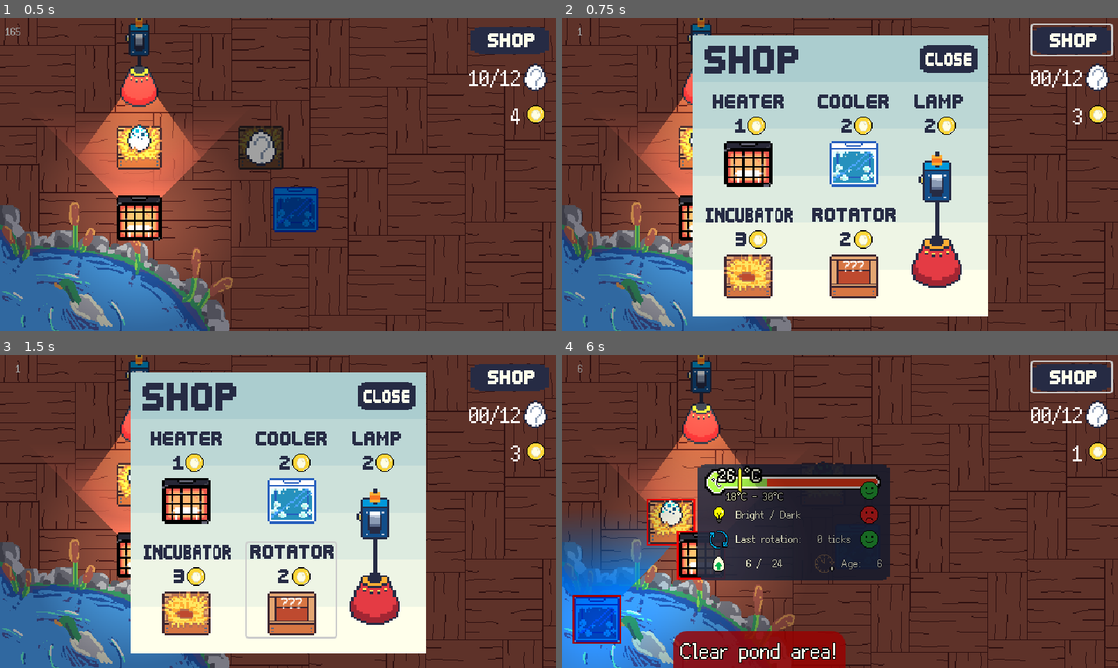
Above: before the commit, frames 1-4 (two rows, left to right).
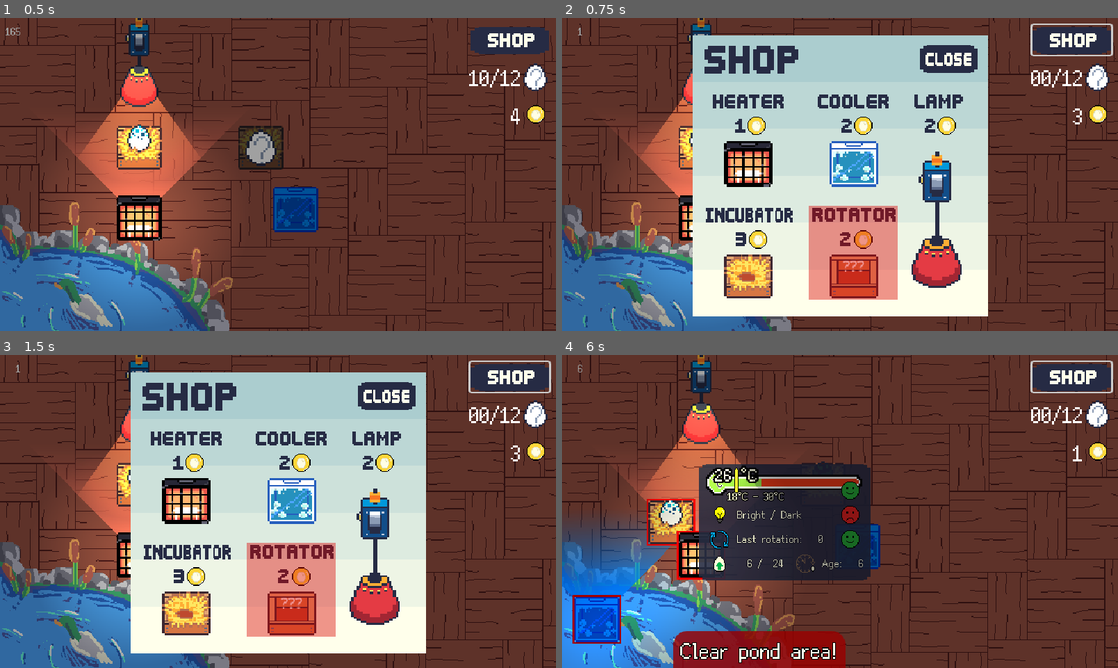
Above: after the commit, the same moments.

Repository: Chris-GW/eggs_incubation_station
Game: Godot game, scene res://main.tscn
Two runs of this game, one before a commit and one after it. Both use one fixed random seed, a clock stepped at 60 frames per second and the inputs below. Sound files missing from this copy of the repository are replaced by a short silence.
Inputs (mouse positions are in pixels of both pictures, inside the frame that each line leads up to):
- Up to frame 1 (0.5 s): no input
- Up to frame 2 (0.75 s): click (1073, 39) at 0.5 s
- Up to frame 3 (1.5 s): click (289, 589) at 1.25 s
- Up to frame 4 (6 s): click (823, 483) at 2 s; click (823, 483) at 2.75 s; click (650, 530) at 3.5 s; click (1073, 376) at 4.25 s; click (1073, 376) at 5 s; tap Enter at 5.75 s; drag from (701, 483) to (589, 627) at 5.77 s

Frame 1 is identical in both runs. In frame 2, 4.8% of the frame differs, in the area x 44-61%, y 60-90%; in frame 3, 5.3%, in the area x 44-100%, y 1-91%; in frame 4, 3.3%.

Commit message:
new cover scene

Diff:
--- /dev/null
+++ b/assets/UI_UX/Logo/main_for_cover.tscn
@@ -0,0 +1,336 @@
+[gd_scene load_steps=27 format=3 uid="uid://cjwk1q8m6bshq"]
+
+[ext_resource type="Script" uid="uid://jvepttfn2388" path="res://scripts/main.gd" id="1_ibjb5"]
+[ext_resource type="Texture2D" uid="uid://dd8oevjpleq1c" path="res://assets/egg_bg_game.png" id="2_6i3w1"]
+[ext_resource type="Texture2D" uid="uid://d2snjf77sgjre" path="res://assets/UI_UX/Desenho_2_7_1.png" id="3_a6k1l"]
+[ext_resource type="PackedScene" uid="uid://b7xwoymju70oo" path="res://scenes/incubation_station.tscn" id="4_7jqc8"]
+[ext_resource type="Resource" uid="uid://igwpka7ehvvf" path="res://scripts/egg_creatures/creature_chicken.tres" id="5_e57ye"]
+[ext_resource type="Resource" uid="uid://c35pt4ul6cio6" path="res://scripts/egg_creatures/creature_blue_bird.tres" id="6_munju"]
+[ext_resource type="Resource" uid="uid://bwktrexbf7wh3" path="res://scripts/egg_creatures/creature_bison.tres" id="7_njc58"]
+[ext_resource type="Resource" uid="uid://csfa5ycjyk53i" path="res://scripts/egg_creatures/creature_turtle.tres" id="8_woeut"]
+[ext_resource type="Resource" uid="uid://dhi1bo865vbjj" path="res://scripts/egg_creatures/creature_cat.tres" id="9_oqd80"]
+[ext_resource type="Resource" uid="uid://xfb8qlmbupqj" path="res://scripts/egg_creatures/creature_fish.tres" id="10_a6t3d"]
+[ext_resource type="PackedScene" uid="uid://bb2c5mlyg7sy4" path="res://scenes/devices/heater.tscn" id="11_giqmh"]
+[ext_resource type="PackedScene" uid="uid://brnwpac523qw7" path="res://scenes/devices/cooler.tscn" id="12_5ryvk"]
+[ext_resource type="PackedScene" uid="uid://m7nn74deuc3m" path="res://scenes/devices/hanging_lamp.tscn" id="13_ekv6h"]
+[ext_resource type="FontFile" uid="uid://cep3foox6k0yn" path="res://assets/UI_UX/fusion-pixel-12px-proportional-sc-latin-400-normal.woff2" id="14_4gtk5"]
+[ext_resource type="PackedScene" uid="uid://d2xwmhitg3r0s" path="res://scenes/shop/egg_reward.tscn" id="15_553cm"]
+[ext_resource type="PackedScene" uid="uid://dv57jw1jlbgw" path="res://scenes/shop/device_shop.tscn" id="16_1f8un"]
+[ext_resource type="Texture2D" uid="uid://v3empybkbftc" path="res://assets/UI_UX/egg_shop_btn.png" id="17_iu1rp"]
+[ext_resource type="Texture2D" uid="uid://0bu6ryyy217l" path="res://assets/eggs/egg_questionmark.png" id="18_7x5gk"]
+[ext_resource type="Texture2D" uid="uid://8dmppd03rdmh" path="res://assets/UI_UX/Logo/game_title_font.png" id="19_1vn3a"]
+
+[sub_resource type="Curve" id="Curve_ycdy4"]
+_data = [Vector2(0, 0.5), 0.0, 0.0, 0, 0, Vector2(0.2, 1), 0.0, 0.0, 0, 0, Vector2(1, 1), 0.0, 0.0, 0, 0]
+point_count = 3
+
+[sub_resource type="LabelSettings" id="LabelSettings_ycdy4"]
+font = ExtResource("14_4gtk5")
+font_size = 12
+
+[sub_resource type="StyleBoxFlat" id="StyleBoxFlat_ycdy4"]
+bg_color = Color(0.6, 0, 0, 0.823529)
+corner_radius_top_left = 16
+corner_radius_top_right = 16
+
+[sub_resource type="LabelSettings" id="LabelSettings_vivmo"]
+font = ExtResource("14_4gtk5")
+font_size = 24
+font_color = Color(1, 1, 0.921569, 1)
+outline_size = 4
+outline_color = Color(0, 0, 0, 1)
+
+[sub_resource type="LabelSettings" id="LabelSettings_w48qg"]
+font = ExtResource("14_4gtk5")
+font_size = 24
+
+[sub_resource type="StyleBoxFlat" id="StyleBoxFlat_h2dnr"]
+bg_color = Color(0.85098, 0.603922, 0.0980392, 1)
+border_width_left = 8
+border_width_top = 8
+border_width_right = 8
+border_width_bottom = 8
+border_color = Color(0, 0, 0, 1)
+corner_radius_top_left = 8
+corner_radius_top_right = 8
+corner_radius_bottom_right = 8
+corner_radius_bottom_left = 8
+shadow_color = Color(0, 0, 0, 0.415686)
+shadow_size = 4
+shadow_offset = Vector2(4, 4)
+
+[sub_resource type="LabelSettings" id="LabelSettings_f1bg6"]
+font = ExtResource("14_4gtk5")
+font_size = 12
+
+[node name="MainForCover" type="Node2D" groups=["main"]]
+script = ExtResource("1_ibjb5")
+
+[node name="BackgroundSprite2D" type="Sprite2D" parent="."]
+z_index = -20
+position = Vector2(320, 180)
+texture = ExtResource("2_6i3w1")
+
+[node name="AudioListener2D" type="AudioListener2D" parent="."]
+unique_name_in_owner = true
+current = true
+
+[node name="SpawnArea2D" type="Area2D" parent="." groups=["devices"]]
+position = Vector2(32, 312)
+metadata/_edit_group_ = true
+
+[node name="StartMarker2D" type="Marker2D" parent="SpawnArea2D"]
+unique_name_in_owner = true
+position = Vector2(-56, 72)
+
+[node name="EndMarker2D" type="Marker2D" parent="SpawnArea2D"]
+unique_name_in_owner = true
+position = Vector2(8, -8)
+
+[node name="CoinParticles2D" type="CPUParticles2D" parent="SpawnArea2D/EndMarker2D"]
+unique_name_in_owner = true
+z_index = 8
+emitting = false
+amount = 3
+texture = ExtResource("3_a6k1l")
+lifetime = 2.0
+one_shot = true
+explosiveness = 0.75
+emission_shape = 1
+emission_sphere_radius = 18.0
+particle_flag_align_y = true
+direction = Vector2(0.3, -1)
+spread = 20.0
+gravity = Vector2(0, 245)
+initial_velocity_min = 110.0
+initial_velocity_max = 160.0
+scale_amount_curve = SubResource("Curve_ycdy4")
+
+[node name="CollisionShape2D" type="CollisionPolygon2D" parent="SpawnArea2D"]
+polygon = PackedVector2Array(-48, -56, 64, -56, 120, -40, 152, -24, 184, 0, 208, 24, 224, 48, 224, 64, -48, 64)
+
+[node name="Map" type="Node2D" parent="."]
+
+[node name="IncubationStation1" parent="Map" instance=ExtResource("4_7jqc8")]
+position = Vector2(496, 250)
+starting_egg_creature = ExtResource("5_e57ye")
+
+[node name="IncubationStation5" parent="Map" instance=ExtResource("4_7jqc8")]
+position = Vector2(496, 174)
+starting_egg_creature = ExtResource("6_munju")
+
+[node name="IncubationStation6" parent="Map" instance=ExtResource("4_7jqc8")]
+position = Vector2(566, 176)
+starting_egg_creature = ExtResource("7_njc58")
+
+[node name="IncubationStation2" parent="Map" instance=ExtResource("4_7jqc8")]
+position = Vector2(208, 192)
+starting_egg_creature = ExtResource("8_woeut")
+
+[node name="IncubationStation4" parent="Map" instance=ExtResource("4_7jqc8")]
+position = Vector2(144, 192)
+starting_egg_creature = ExtResource("9_oqd80")
+
+[node name="IncubationStation3" parent="Map" instance=ExtResource("4_7jqc8")]
+position = Vector2(568, 250)
+starting_egg_creature = ExtResource("10_a6t3d")
+
+[node name="Heater" parent="Map" instance=ExtResource("11_giqmh")]
+position = Vector2(361, 269)
+
+[node name="Heater2" parent="Map" instance=ExtResource("11_giqmh")]
+position = Vector2(280, 269)
+
+[node name="Cooler" parent="Map" instance=ExtResource("12_5ryvk")]
+position = Vector2(570, 326)
+
+[node name="Cooler2" parent="Map" instance=ExtResource("12_5ryvk")]
+position = Vector2(496, 326)
+
+[node name="HangingLamp" parent="Map" instance=ExtResource("13_ekv6h")]
+position = Vector2(504, 52)
+
+[node name="HangingLamp2" parent="Map" instance=ExtResource("13_ekv6h")]
+position = Vector2(320, 52)
+
+[node name="GameTickTimer" type="Timer" parent="."]
+wait_time = 0.5
+autostart = true
+
+[node name="TickLabel" type="Label" parent="."]
+unique_name_in_owner = true
+offset_left = 6.0
+offset_top = 6.0
+offset_right = 46.0
+offset_bottom = 24.0
+text = "165"
+label_settings = SubResource("LabelSettings_ycdy4")
+
+[node name="CanvasModulate" type="CanvasModulate" parent="."]
+color = Color(0.625597, 0.625597, 0.625597, 1)
+
+[node name="Camera2D" type="Camera2D" parent="."]
+anchor_mode = 0
+
+[node name="MusicAudioStreamPlayer" type="AudioStreamPlayer" parent="."]
+volume_db = -12.0
+
+[node name="CanvasLayer" type="CanvasLayer" parent="."]
+
+[node name="EggReward" parent="CanvasLayer" instance=ExtResource("15_553cm")]
+unique_name_in_owner = true
+visible = false
+offset_top = -147.5
+offset_bottom = 148.5
+
+[node name="DeviceShop" parent="CanvasLayer" instance=ExtResource("16_1f8un")]
+unique_name_in_owner = true
+visible = false
+
+[node name="ClearSpawnArea" type="PanelContainer" parent="CanvasLayer"]
+visible = false
+anchors_preset = 2
+anchor_top = 1.0
+anchor_bottom = 1.0
+offset_left = 128.0
+offset_top = -43.0
+offset_right = 326.0
+offset_bottom = 1.0
+grow_vertical = 0
+theme_override_styles/panel = SubResource("StyleBoxFlat_ycdy4")
+metadata/_edit_group_ = true
+
+[node name="MarginContainer" type="MarginContainer" parent="CanvasLayer/ClearSpawnArea"]
+layout_mode = 2
+theme_override_constants/margin_left = 8
+theme_override_constants/margin_top = 4
+theme_override_constants/margin_right = 8
+theme_override_constants/margin_bottom = 4
+
+[node name="Label" type="Label" parent="CanvasLayer/ClearSpawnArea/MarginContainer"]
+layout_mode = 2
+text = "Clear pond area!"
+label_settings = SubResource("LabelSettings_vivmo")
+
+[node name="TopBanner" type="VBoxContainer" parent="CanvasLayer"]
+anchors_preset = 1
+anchor_left = 1.0
+anchor_right = 1.0
+offset_left = -99.0
+offset_top = 8.0
+offset_right = -8.0
+offset_bottom = 113.0
+grow_horizontal = 0
+theme_override_constants/separation = 8
+alignment = 2
+
+[node name="OpenShopButton" type="Button" parent="CanvasLayer/TopBanner"]
+unique_name_in_owner = true
+custom_minimum_size = Vector2(91, 34)
+layout_mode = 2
+size_flags_horizontal = 8
+flat = true
+
+[node name="ShopButtonTextureRect" type="TextureRect" parent="CanvasLayer/TopBanner/OpenShopButton"]
+layout_mode = 1
+anchors_preset = 8
+anchor_left = 0.5
+anchor_top = 0.5
+anchor_right = 0.5
+anchor_bottom = 0.5
+offset_left = -45.5
+offset_top = -15.5
+offset_right = 45.5
+offset_bottom = 15.5
+grow_horizontal = 2
+grow_vertical = 2
+texture = ExtResource("17_iu1rp")
+stretch_mode = 2
+
+[node name="HBoxContainer2" type="HBoxContainer" parent="CanvasLayer/TopBanner"]
+layout_mode = 2
+theme_override_constants/separation = 0
+alignment = 2
+
+[node name="UnlockedLabel" type="Label" parent="CanvasLayer/TopBanner/HBoxContainer2"]
+unique_name_in_owner = true
+layout_mode = 2
+size_flags_horizontal = 3
+text = "10/12"
+label_settings = SubResource("LabelSettings_w48qg")
+horizontal_alignment = 2
+
+[node name="EggTextureRect" type="TextureRect" parent="CanvasLayer/TopBanner/HBoxContainer2"]
+custom_minimum_size = Vector2(32, 32)
+layout_mode = 2
+size_flags_horizontal = 8
+size_flags_vertical = 4
+texture = ExtResource("18_7x5gk")
+stretch_mode = 5
+
+[node name="HBoxContainer" type="HBoxContainer" parent="CanvasLayer/TopBanner"]
+layout_mode = 2
+theme_override_constants/separation = 0
+alignment = 2
+
+[node name="MoneyLabel" type="Label" parent="CanvasLayer/TopBanner/HBoxContainer"]
+unique_name_in_owner = true
+layout_mode = 2
+size_flags_horizontal = 3
+text = "4"
+label_settings = SubResource("LabelSettings_w48qg")
+horizontal_alignment = 2
+
+[node name="CoinTextureRect" type="TextureRect" parent="CanvasLayer/TopBanner/HBoxContainer"]
+custom_minimum_size = Vector2(32, 32)
+layout_mode = 2
+texture = ExtResource("3_a6k1l")
+stretch_mode = 2
+
+[node name="RunGame" type="Panel" parent="CanvasLayer"]
+anchors_preset = 8
+anchor_left = 0.5
+anchor_top = 0.5
+anchor_right = 0.5
+anchor_bottom = 0.5
+offset_left = -44.0
+offset_top = -20.0
+offset_right = 44.0
+offset_bottom = 20.0
+grow_horizontal = 2
+grow_vertical = 2
+theme_override_styles/panel = SubResource("StyleBoxFlat_h2dnr")
+
+[node name="Label" type="Label" parent="CanvasLayer/RunGame"]
+layout_mode = 1
+anchors_preset = 8
+anchor_left = 0.5
+anchor_top = 0.5
+anchor_right = 0.5
+anchor_bottom = 0.5
+offset_left = -26.0
+offset_top = -9.0
+offset_right = 26.0
+offset_bottom = 9.0
+grow_horizontal = 2
+grow_vertical = 2
+text = "Run Game"
+label_settings = SubResource("LabelSettings_f1bg6")
+
+[node name="GameTitleSprite1" type="Sprite2D" parent="CanvasLayer"]
+position = Vector2(236, 41)
+scale = Vector2(0.764412, 0.764412)
+texture = ExtResource("19_1vn3a")
+region_enabled = true
+region_rect = Rect2(0, 0, 604, 96)
+
+[node name="GameTitleSprite2" type="Sprite2D" parent="CanvasLayer/GameTitleSprite1"]
+position = Vector2(0, 98.4656)
+texture = ExtResource("19_1vn3a")
+region_enabled = true
+region_rect = Rect2(0, 112, 604, 87)
+
+[connection signal="timeout" from="GameTickTimer" to="." method="_on_game_tick_timer_timeout"]
+[connection signal="creature_choosen" from="CanvasLayer/EggReward" to="." method="_on_egg_reward_creature_choosen"]
+[connection signal="device_bought" from="CanvasLayer/DeviceShop" to="." method="_on_device_shop_device_bought"]
+[connection signal="pressed" from="CanvasLayer/TopBanner/OpenShopButton" to="." method="_on_open_shop_button_pressed"]
--- a/main.tscn
+++ b/main.tscn
@@ -2,7 +2,7 @@
 
 [ext_resource type="Script" uid="uid://jvepttfn2388" path="res://scripts/main.gd" id="1_ig7tw"]
 [ext_resource type="PackedScene" uid="uid://b7xwoymju70oo" path="res://scenes/incubation_station.tscn" id="2_0xm2m"]
-[ext_resource type="Texture2D" uid="uid://dd8oevjpleq1c" path="res://assets/egg_bg_game_jam_July_2025.png" id="2_efxa6"]
+[ext_resource type="Texture2D" uid="uid://dd8oevjpleq1c" path="res://assets/egg_bg_game.png" id="2_efxa6"]
 [ext_resource type="Resource" uid="uid://igwpka7ehvvf" path="res://scripts/egg_creatures/creature_chicken.tres" id="3_1bvp3"]
 [ext_resource type="PackedScene" uid="uid://bb2c5mlyg7sy4" path="res://scenes/devices/heater.tscn" id="3_h2yge"]
 [ext_resource type="PackedScene" uid="uid://m7nn74deuc3m" path="res://scenes/devices/hanging_lamp.tscn" id="6_7mycd"]
@@ -138,6 +138,7 @@
 visible = false
 
 [node name="ClearSpawnArea" type="PanelContainer" parent="CanvasLayer"]
+visible = false
 anchors_preset = 2
 anchor_top = 1.0
 anchor_bottom = 1.0
--- a/project.godot
+++ b/project.godot
@@ -18,13 +18,14 @@
 run/main_scene="uid://dfyxn8l8uy0hm"
 config/features=PackedStringArray("4.4", "GL Compatibility")
 boot_splash/image="uid://b6vl0n5h27ml4"
-config/icon="res://icon.svg"
-config/windows_native_icon="res://icon.ico"
+config/icon="res://assets/UI_UX/Logo/icon.svg"
+config/windows_native_icon="res://assets/UI_UX/Logo/icon.ico"
 
 [display]
 
 window/size/viewport_width=640
 window/size/viewport_height=360
+window/size/mode=3
 window/size/window_width_override=1280
 window/size/window_height_override=720
 window/stretch/mode="viewport"
--- a/scenes/incubation_station.tscn
+++ b/scenes/incubation_station.tscn
@@ -110,7 +110,7 @@
 anchor_bottom = 0.5
 offset_left = 32.0
 offset_top = -68.0
-offset_right = 250.0
+offset_right = 230.0
 offset_bottom = 66.0
 grow_horizontal = 2
 grow_vertical = 2
@@ -212,7 +212,7 @@
 unique_name_in_owner = true
 layout_mode = 2
 size_flags_horizontal = 3
-text = "Last Rotation: 12.0 sec"
+text = "Last rotation: 12.0"
 label_settings = SubResource("LabelSettings_jbjq1")
 
 [node name="RotationHappiness" type="TextureRect" parent="HoverPanel/VBoxContainer/HBoxContainer3"]
--- a/scenes/shop/device_shop.tscn
+++ b/scenes/shop/device_shop.tscn
@@ -70,6 +70,15 @@
 offset_bottom = 324.0
 flat = true
 
+[node name="ColorRect" type="ColorRect" parent="RotatorButton"]
+layout_mode = 1
+anchors_preset = 15
+anchor_right = 1.0
+anchor_bottom = 1.0
+grow_horizontal = 2
+grow_vertical = 2
+color = Color(0.84956, 3.29696e-06, 1.54018e-06, 0.415686)
+
 [node name="LampButton" type="Button" parent="."]
 unique_name_in_owner = true
 custom_minimum_size = Vector2(62, 224)
--- a/scripts/egg_creatures/egg_creature.gd
+++ b/scripts/egg_creatures/egg_creature.gd
@@ -36,5 +36,5 @@
 
 
 static func light_level_name(light_level: LightLevel) -> String:
-	var name: String = LightLevel.keys()[light_level]
-	return name.capitalize()
+	var light_name: String = LightLevel.keys()[light_level]
+	return light_name.capitalize()
--- a/scripts/incubation_station.gd
+++ b/scripts/incubation_station.gd
@@ -97,7 +97,7 @@
 
 
 func update_rotation_info() -> void:
-	%RotationTimerLabel.text = "Last rotation: %3d ticks" % egg.ticks_since_last_rotation
+	%RotationTimerLabel.text = "Last rotation: %3d" % egg.ticks_since_last_rotation
 	if randf() < 0.7:
 		%RotationHappiness.texture = HAPPY_FACE
 	else:
Binary file added: assets/UI_UX/Logo/egg_incubation_station_cover.png
Not shown, added: assets/UI_UX/Logo/egg_incubation_station_cover.png.import
Binary file added: assets/UI_UX/Logo/game_title_font.png
Not shown, changed: assets/UI_UX/Logo/game_title_font.png.import
Renamed: icon.ico -> assets/UI_UX/Logo/icon.ico
Renamed: icon.svg -> assets/UI_UX/Logo/icon.svg
Not shown, changed: assets/UI_UX/Logo/icon.svg.import
Renamed: assets/egg_bg_game_jam_July_2025.png -> assets/egg_bg_game.png
Not shown, changed: assets/egg_bg_game.png.import
Binary file removed: assets/egg_incubation_station_cover.png
Not shown, changed: export_presets.cfg
Not shown, changed: .gitignore
